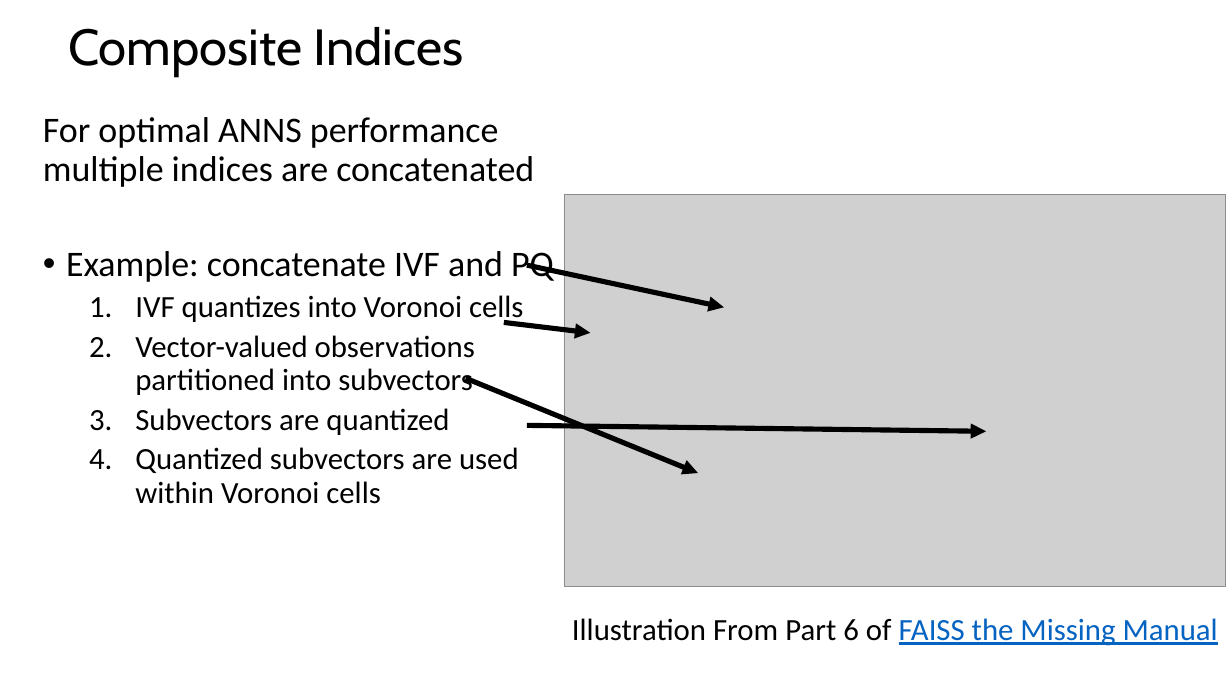
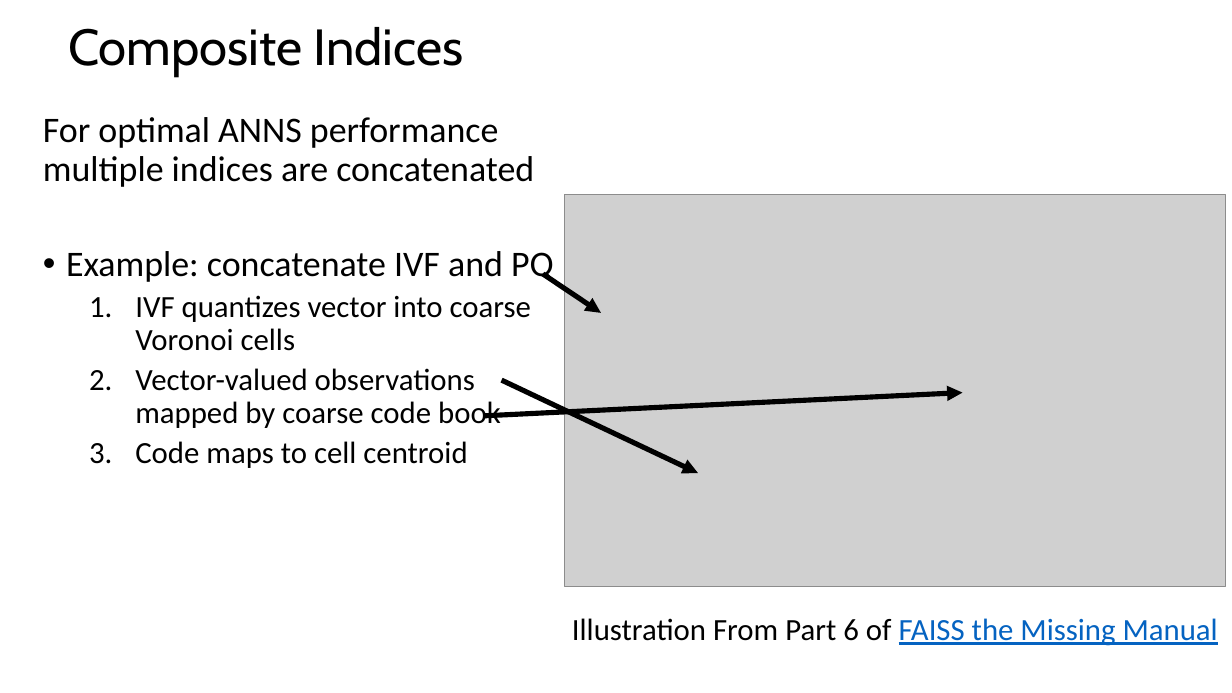
Before and after one commit to StephenElston/CSCI-E-108, a slide deck: slide 33 of slides/9_EfficientSimilaritySearch_Part2.pptx. Drawn at 1232x693 pixels with LibreOffice and Linux fonts; fonts in the diff are those of the drawing; grey boxes stand for pictures. Boxes give left, top, right and bottom in pixels: in the first picture for what was removed or moved away, otherwise in the second. Text is boxed around its words. In the diff, an @@ line names an element or a change of style, - is before the commit and + after.

Commit message:
Clearified IVF-PQ slides, updated slides, corrected typos

```diff
--- a/slides/9_EfficientSimilaritySearch_Part2.pptx
+++ b/slides/9_EfficientSimilaritySearch_Part2.pptx
@@ text at <box>135,295,531,468</box>: text changed @@
-  1. IVF quantizes into Voronoi cells
-  2. Vector-valued observations partitioned into subvectors
-  3. Subvectors are quantized
-  4. Quantized subvectors are used within Voronoi cells
+  1. IVF quantizes vector into coarse Voronoi cells
+  2. Vector-valued observations mapped by coarse code book
+  3. Code maps to cell centroid
@@ arrow moved from (527, 265) - (724, 308) to (543, 274) - (601, 313) @@
@@ arrow removed from (504, 323) to (591, 333) @@
@@ arrow moved from (466, 378) - (698, 473) to (502, 380) - (698, 473) @@
@@ arrow moved from (527, 425) - (986, 432) to (484, 416) - (963, 393) @@
```
Also in this commit, not shown: 5 other slides changed.
